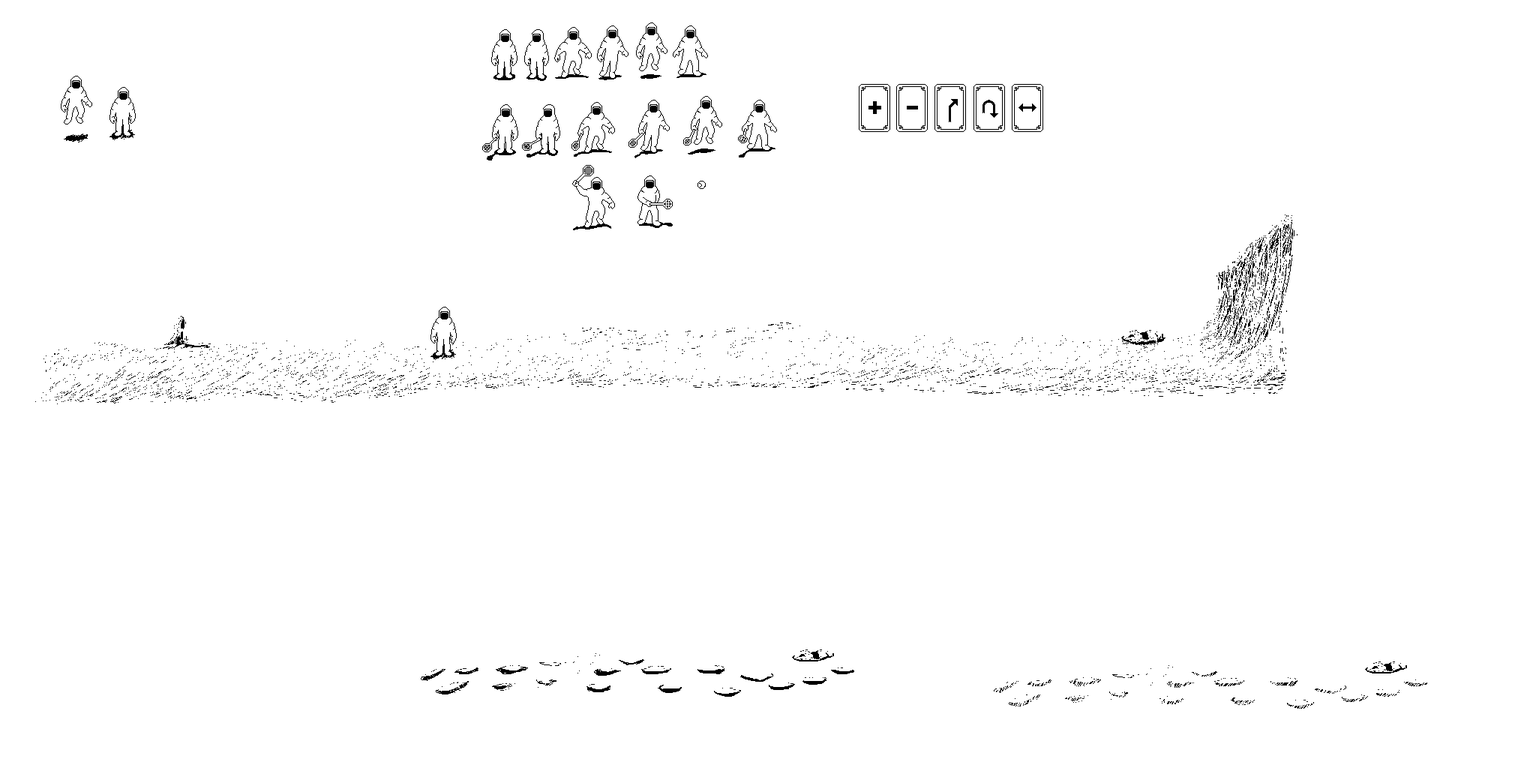
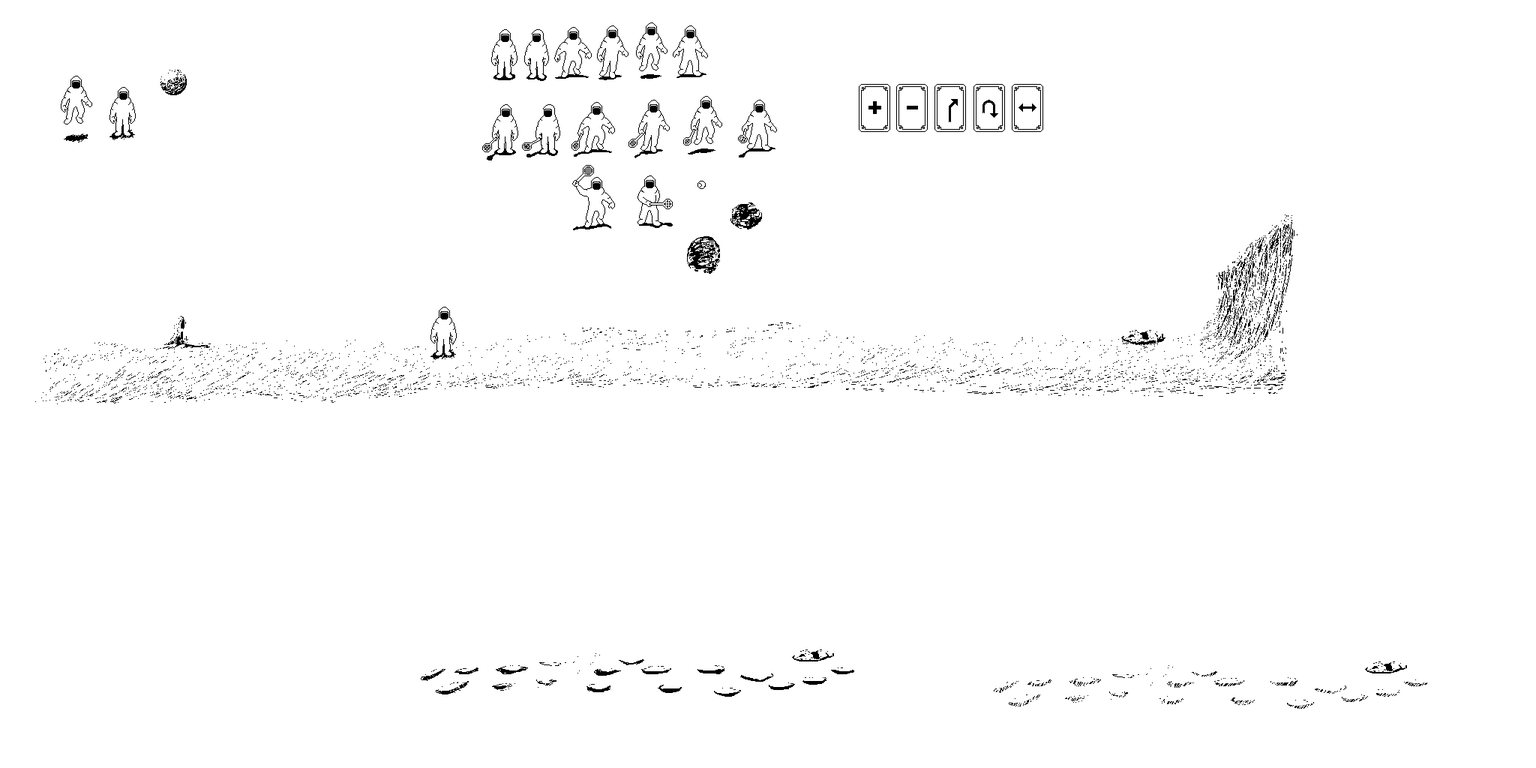
Comparing the layer stacks of the two 1536x768 images. Changes:
painted on "Ebene #1" over [687, 202, 762, 274]
painted on "Ebene #3" over [160, 69, 171, 95]
painted on "Ebene #6" over [160, 69, 762, 274]
